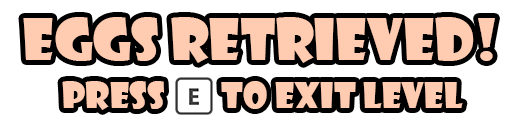
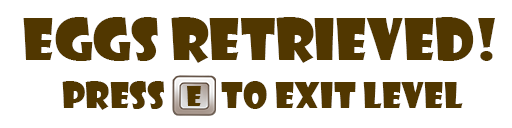
Comparing the layer stacks of the two 512 × 128 images. Changes:
added layer "E" above "Press To Exit Level" over [187, 86, 201, 106]
moved "Press To Exit Level" above "T_KeyBoardButton", painted on it over [62, 81, 463, 110]
renamed "Key_E_Icon" to "T_KeyBoardButton", painted on it over [172, 75, 216, 116]
painted on "Eggs Retrieved!" over [23, 17, 495, 63]
